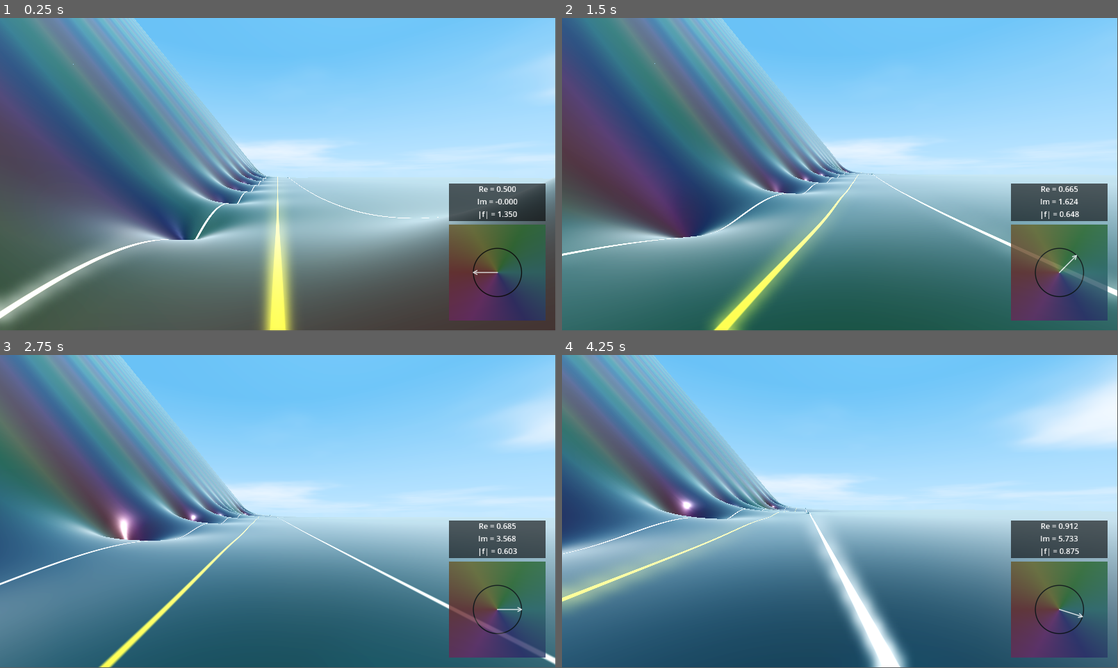
Above: before the commit, frames 1-4 (two rows, left to right).
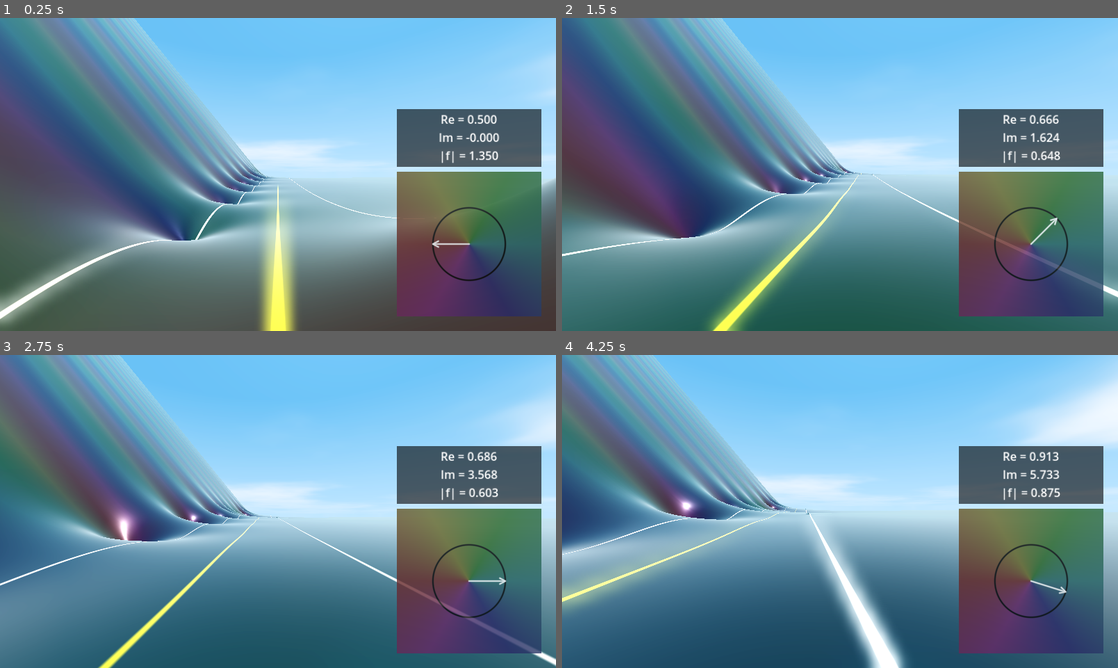
Above: after the commit, the same moments.

Repository: allanino/complex-functions-explorer
Game: Godot game, scene res://scenes/main.tscn
Two runs of this game, one before a commit and one after it. Both use one fixed random seed, a clock stepped at 60 frames per second and the inputs below.
Inputs (mouse positions are in pixels of both pictures, inside the frame that each line leads up to):
- Up to frame 1 (0.25 s): no input
- Up to frame 2 (1.5 s): tap Enter at 0.5 s; move the mouse to (867, 171) at 0.52 s; hold Shift 0.53-1.28 s; hold W (move_forward) from 0.53 s (still down); tap Space at 0.77 s; move the mouse to (812, 174) at 1.27 s; tap Ctrl at 1.35 s
- Up to frame 3 (2.75 s): keep holding W (move_forward); tap Space at 1.52 s; move the mouse to (289, 505) at 2.02 s; hold Shift from 2.03 s (still down)
- Up to frame 4 (4.25 s): keep holding W (move_forward); move the mouse to (834, 514) at 2.77 s; release Shift at 2.78 s; tap Ctrl at 2.85 s; tap Space at 3.02, 3.77 s; move the mouse to (878, 514) at 3.52 s; hold Shift from 3.53 s (still down)
In our replay, the window is 799x449 before the commit and 800x450 after it. These sizes can differ from the game's own. Grey fills any space a smaller window leaves; there, only what the larger window draws over its background counts as a difference.

The runs differ from the first frame. In frame 1, 16% of the frame differs, in the area x 0-100%, y 0-100%; in frame 2, 16%; in frame 3, 16%; in frame 4, 17%.

Commit message:
Improve HUD and menu visibility with UI scaling and larger elements
- Enabled 'canvas_items' stretch mode and 'expand' aspect ratio in project.godot to ensure the UI scales proportionally with the window size.
- Increased the base size of HUD elements (ComplexPlane, TextBackground, PosLabel) in scenes/hud.tscn.
- Added font size overrides (24px for HUD, 32px for menu) to improve legibility.
- Increased spacing and input field sizes in the MenuOverlay.

Co-authored-by: allanino <5325241+allanino@users.noreply.github.com>

Diff:
--- a/project.godot
+++ b/project.godot
@@ -5,6 +5,11 @@
 config/name="First Person Exploration"
 run/main_scene="res://scenes/main.tscn"
 config/features=PackedStringArray("4.2", "Forward Plus")
+
+[display]
+
+window/stretch/mode="canvas_items"
+window/stretch/aspect="expand"
 
 [input]
 
--- a/scenes/hud.tscn
+++ b/scenes/hud.tscn
@@ -29,10 +29,10 @@
 anchor_top = 1.0
 anchor_right = 1.0
 anchor_bottom = 1.0
-offset_left = -220.0
-offset_top = -220.0
-offset_right = -20.0
-offset_bottom = -20.0
+offset_left = -330.0
+offset_top = -330.0
+offset_right = -30.0
+offset_bottom = -30.0
 grow_horizontal = 0
 grow_vertical = 0
 
@@ -43,10 +43,10 @@
 anchor_top = 1.0
 anchor_right = 1.0
 anchor_bottom = 1.0
-offset_left = -220.0
-offset_top = -305.0
-offset_right = -20.0
-offset_bottom = -226.0
+offset_left = -330.0
+offset_top = -460.0
+offset_right = -30.0
+offset_bottom = -340.0
 grow_horizontal = 0
 grow_vertical = 0
 color = Color(0, 0, 0, 0.607843)
@@ -58,12 +58,13 @@
 anchor_top = 1.0
 anchor_right = 1.0
 anchor_bottom = 1.0
-offset_left = -220.0
-offset_top = -280.0
-offset_right = -20.0
-offset_bottom = -230.0
+offset_left = -330.0
+offset_top = -460.0
+offset_right = -30.0
+offset_bottom = -340.0
 grow_horizontal = 0
 grow_vertical = 0
+theme_override_font_sizes/font_size = 24
 text = "Pos: (0.00, 0.00)"
 horizontal_alignment = 1
 vertical_alignment = 1
@@ -88,18 +89,20 @@
 
 [node name="VBoxContainer" type="VBoxContainer" parent="Control/MenuOverlay/CenterContainer"]
 layout_mode = 2
-theme_override_constants/separation = 20
+theme_override_constants/separation = 40
 
 [node name="ReContainer" type="HBoxContainer" parent="Control/MenuOverlay/CenterContainer/VBoxContainer"]
 layout_mode = 2
 
 [node name="Label" type="Label" parent="Control/MenuOverlay/CenterContainer/VBoxContainer/ReContainer"]
 layout_mode = 2
+theme_override_font_sizes/font_size = 32
 text = "Re = "
 
 [node name="ReInput" type="LineEdit" parent="Control/MenuOverlay/CenterContainer/VBoxContainer/ReContainer"]
-custom_minimum_size = Vector2(100, 0)
+custom_minimum_size = Vector2(200, 0)
 layout_mode = 2
+theme_override_font_sizes/font_size = 32
 text = "0.5"
 placeholder_text = "0.5"
 
@@ -108,14 +111,17 @@
 
 [node name="Label" type="Label" parent="Control/MenuOverlay/CenterContainer/VBoxContainer/ImContainer"]
 layout_mode = 2
+theme_override_font_sizes/font_size = 32
 text = "Im = "
 
 [node name="ImInput" type="LineEdit" parent="Control/MenuOverlay/CenterContainer/VBoxContainer/ImContainer"]
-custom_minimum_size = Vector2(100, 0)
+custom_minimum_size = Vector2(200, 0)
 layout_mode = 2
+theme_override_font_sizes/font_size = 32
 text = "0.0"
 placeholder_text = "0.0"
 
 [node name="SetPosButton" type="Button" parent="Control/MenuOverlay/CenterContainer/VBoxContainer"]
 layout_mode = 2
+theme_override_font_sizes/font_size = 32
 text = "Set position"
